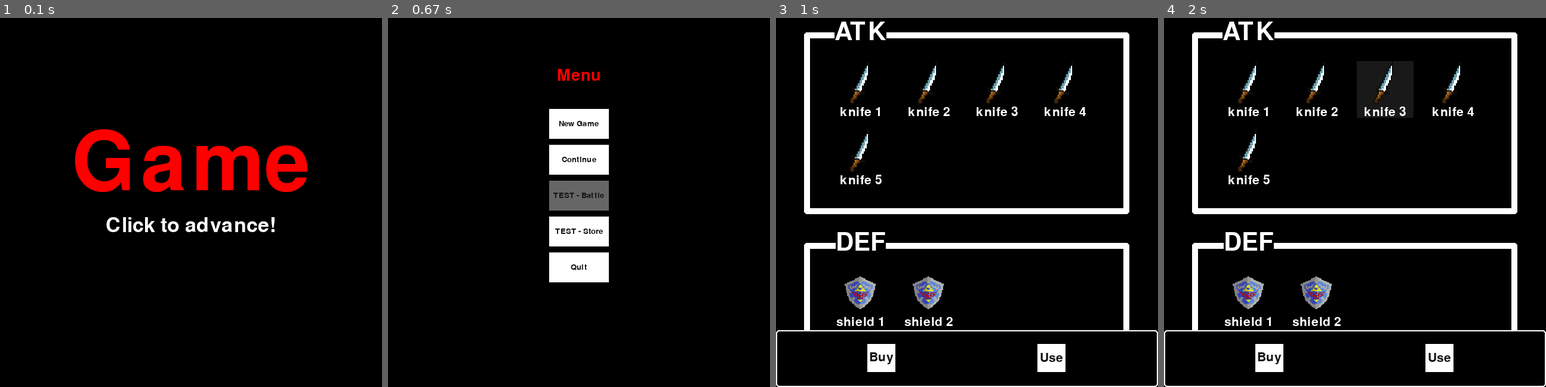
Above: before the commit, frames 1-4 (left to right).
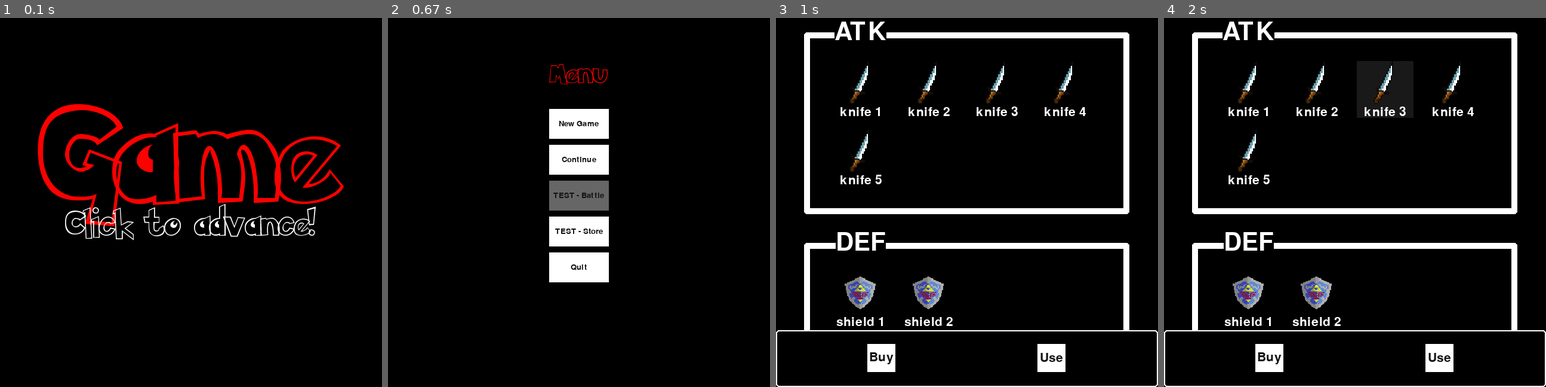
Above: after the commit, the same moments.

Repository: VagishVela/project-pygames
Game: pygame game, started from main.py
The game is run twice, just before and just after one commit, with the same random seed, the same clock (stepped at 60 frames per second) and the same inputs.
Inputs (mouse positions are in pixels of both pictures, inside the frame that each line leads up to):
- Up to frame 1 (0.1 s): no input
- Up to frame 2 (0.67 s): click (579, 195) at 0.38 s
- Up to frame 3 (1 s): click (967, 220) at 0.72 s
- Up to frame 4 (2 s): click (1236, 139) at 1.05 s; click (1248, 88) at 1.38 s; click (1362, 65) at 1.72 s

The runs differ from the first frame. In frame 1, 8.7% of the frame differs, in the area x 9-90%, y 23-61%; in frame 2, 0.3%; in frame 3, nothing differs; in frame 4, nothing differs.

Commit message:
added fonts support

Diff:
--- a/game/utils/text.py
+++ b/game/utils/text.py
@@ -6,6 +6,21 @@
 from pygame import Surface
 
 from game.common_types import ColorValue, NumType
+
+
+class Font(pygame.font.Font):
+    """Expand font functionality"""
+
+    def __init__(self, name, size):
+        super().__init__(name, size)
+        self.name = name
+        self.font_size = size
+
+    # pylint: disable=unnecessary-dunder-call
+    def set_size(self, size):
+        """re-initiate with a different font size"""
+        if size != self.font_size:
+            self.__init__(self.name, size)
 
 
 # pylint: disable=too-many-instance-attributes, too-many-arguments
@@ -62,7 +77,13 @@
             :return: The rendered surface
         """
 
-        if isinstance(self.font, pygame.font.FontType):
+        if isinstance(self.font, Font):
+            font = self.font
+            if font.font_size != self.size:
+                font.set_size(self.size)
+                self.font = font
+        elif isinstance(self.font, pygame.font.Font):
+            # fallback
             font = self.font
         else:
             font = pygame.font.SysFont(self.font, self.size)
--- a/game/views/__init__.py
+++ b/game/views/__init__.py
@@ -11,6 +11,7 @@
 from game.custom_event import LEFT_CLICK, RIGHT_CLICK, SCROLL_UP, SCROLL_DOWN
 from game.logger import logger
 from game.utils import Cache, EventHandler
+from game.utils.text import Font
 
 # used to cache views
 views_cache = Cache()
@@ -59,7 +60,9 @@
 
         # initiate the screen and font
         self.screen = pygame.display.set_mode(self.size)
-        self.font = pygame.font.get_default_font()
+        # self.font = pygame.font.get_default_font()
+
+        self.font = Font("assets/Pokemon Hollow.ttf", 23)
 
         # keep track of states, time and events
         self._running = False
Binary file added: assets/Pokemon Hollow.ttf
Binary file added: assets/Pokemon Solid.ttf
